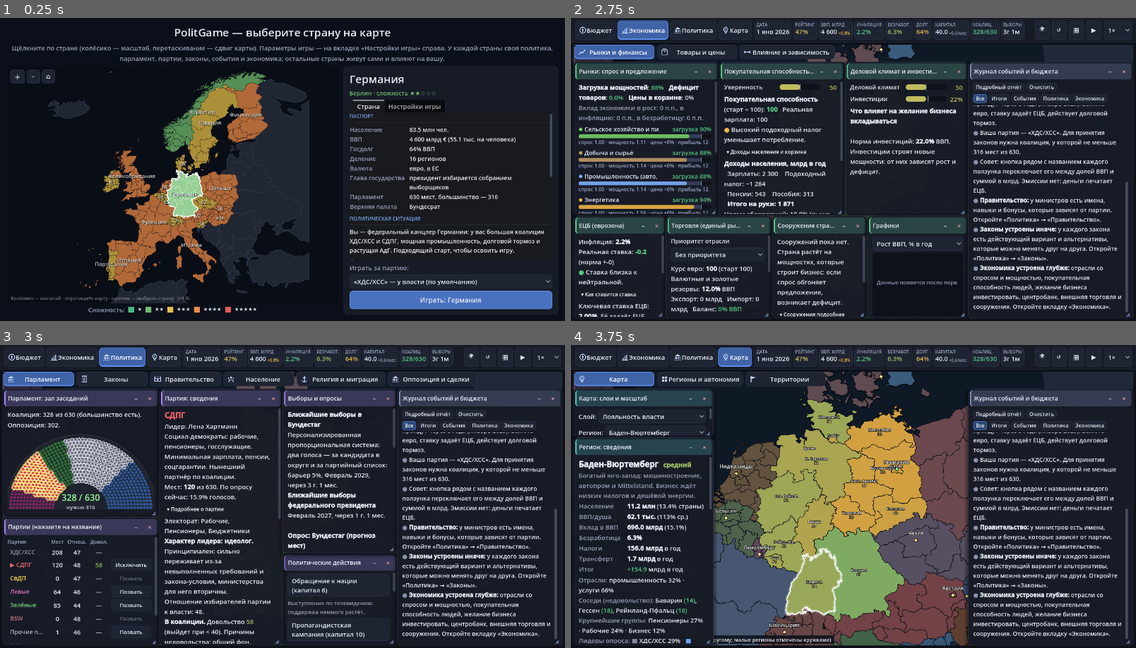
Above: before the commit, frames 1-4 (two rows, left to right).
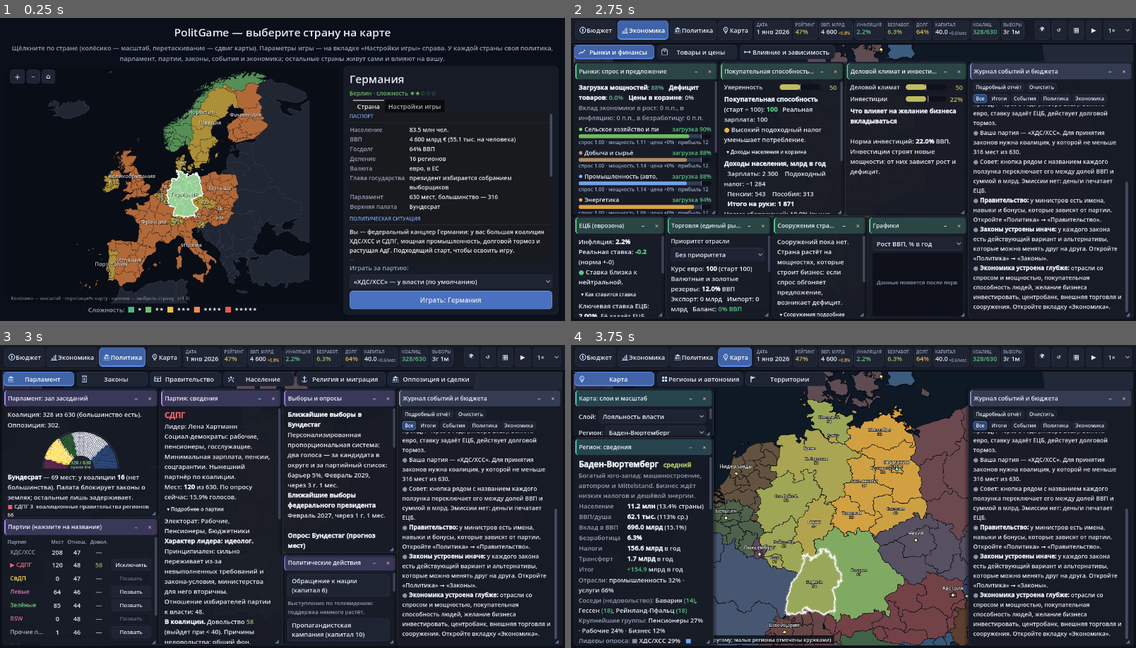
Above: after the commit, the same moments.

Repository: Maks46921/Myrep
Game: Godot game, scene res://main.tscn
Same seed, same stepped clock (60 frames per second), same inputs: the game is played once before the commit and once after it.
Inputs:
- Up to frame 1 (0.25 s): no input
- Up to frame 2 (2.75 s): click "Играть: Германия" at 0.5 s; click "Бюджет" at 1.25 s; click "Экономика" at 2 s
- Up to frame 3 (3 s): click "Политика" at 2.75 s
- Up to frame 4 (3.75 s): click "Карта" at 3.5 s

Frames 1-2 are identical in both runs. In frame 3, 4.1% of the frame differs, in the area x 1-28%, y 28-57%; in frame 4, nothing differs.

Commit message:
v35: election comparison, upper chamber panel+renewal

Diff:
--- a/scripts/classes/election_view.gd
+++ b/scripts/classes/election_view.gd
@@ -88,7 +88,7 @@
 	var side: bool = FW >= 780.0
 	var W: float = FW * 0.58 if side else FW
 	var name_w: float = clampf(W * 0.34, 120.0, 260.0)
-	var num_w: float = 168.0
+	var num_w: float = 206.0
 	var bx: float = name_w + 10.0
 	var bw: float = maxf(40.0, W - bx - num_w - 6.0)
 	var mx := 0.05
@@ -120,7 +120,12 @@
 			var dcol := Color(0.345, 0.784, 0.529) if dpp > 0.05 else (Color(0.933, 0.420, 0.420) if dpp < -0.05 else Color(0.6, 0.63, 0.72))
 			draw_string(f, Vector2(bx + bw + 62.0, y + 19.0), ("%+.1f" % dpp) if absf(dpp) >= 0.05 else "±0", HORIZONTAL_ALIGNMENT_LEFT, 44.0, 12, dcol)
 		var st := "%d" % int(round(float(r["seats"]) * e)) if ok else "—"
-		draw_string(f, Vector2(W - 54.0, y + 19.0), st, HORIZONTAL_ALIGNMENT_RIGHT, 52.0, 14, Color(1.0, 0.85, 0.45, dim) if bool(r["you"]) else Color(0.93, 0.95, 1.0, dim))
+		draw_string(f, Vector2(W - 92.0, y + 19.0), st, HORIZONTAL_ALIGNMENT_RIGHT, 50.0, 14, Color(1.0, 0.85, 0.45, dim) if bool(r["you"]) else Color(0.93, 0.95, 1.0, dim))
+		# v35: изменение числа мест к прошлым выборам
+		if progress > 0.85 and r.has("pseat"):
+			var ds: int = int(r["seats"]) - int(r["pseat"])
+			var scol := Color(0.345, 0.784, 0.529) if ds > 0 else (Color(0.933, 0.420, 0.420) if ds < 0 else Color(0.6, 0.63, 0.72))
+			draw_string(f, Vector2(W - 38.0, y + 19.0), ("%+d" % ds) if ds != 0 else "±0", HORIZONTAL_ALIGNMENT_LEFT, 38.0, 12, scol)
 	# барьер
 	var tx: float = bx + thr * scale
 	if thr >= 0.005 and tx < bx + bw:
--- a/scripts/logic/council.gd
+++ b/scripts/logic/council.gd
@@ -313,3 +313,108 @@
 	if a >= 0 and b > a + 1 and b - a <= 26:
 		return n.substr(a + 1, b - a - 1)
 	return n if n.length() <= 22 else n.substr(0, 20) + "…"
+
+
+# ---------- верхняя палата (v35) ----------
+# доля мест верхней палаты, переизбираемая вместе с нижней (0 — назначаемая или корпоративная палата)
+const UPPER_RENEW := {"AT": 0.5, "BE": 1.0, "CH": 1.0, "CZ": 0.33, "ES": 1.0, "FR": 0.5, "IE": 1.0, "IT": 1.0, "NL": 1.0, "GB": 0.0, "SI": 0.0}
+
+
+func upper_on() -> bool:
+	return not UPPER.is_empty() and int(UPPER.get("total", 0)) > 0 and String(UPPER.get("kind", "none")) != "veto"
+
+
+# места правительства в верхней палате (блок засчитывается, если его партии в коалиции)
+func upper_gov() -> int:
+	var all_mode: bool = String(UPPER.get("mode", "")) == "all"
+	var yes := 0
+	for bl in UPPER["blocs"]:
+		var n_ok := 0
+		for p in bl[1]:
+			if int(p) == 0 or in_coalition[int(p)]:
+				n_ok += 1
+		var ps: Array = bl[1]
+		if (n_ok == ps.size()) if all_mode else (n_ok * 2 >= ps.size()):
+			yes += int(bl[0])
+	return yes
+
+
+# после выборов в нижнюю палату часть верхней обновляется по новым долям партий
+func upper_renew(shares: Array) -> String:
+	if not upper_on() or String(UPPER.get("mode", "")) == "all":
+		return ""
+	var k: float = float(UPPER_RENEW.get(ccode, 0.0))
+	if k <= 0.0:
+		return ""
+	var single := 0
+	var cur := {}
+	var keep: Array = []
+	for bl in UPPER["blocs"]:
+		if (bl[1] as Array).size() == 1:
+			single += int(bl[0])
+			var p: int = int(bl[1][0])
+			cur[p] = int(cur.get(p, 0)) + int(bl[0])
+		else:
+			keep.append(bl)
+	if single <= 0:
+		return ""
+	var want := {}
+	var tot := 0.0
+	for p in PARTY_NAMES.size():
+		if p < shares.size() and seats[p] > 0:
+			tot += float(shares[p])
+	var acc := 0
+	var order: Array = []
+	for p in PARTY_NAMES.size():
+		var tgt: float = float(single) * (float(shares[p]) / tot if (tot > 0.0 and p < shares.size() and seats[p] > 0) else 0.0)
+		var v: float = float(cur.get(p, 0)) * (1.0 - k) + tgt * k
+		want[p] = int(floor(v))
+		acc += int(want[p])
+		order.append([v - floor(v), p])
+	order.sort_custom(func(a, b): return a[0] > b[0])
+	var i := 0
+	while acc < single and i < order.size():
+		want[int(order[i][1])] = int(want[int(order[i][1])]) + 1
+		acc += 1
+		i += 1
+	var blocs: Array = []
+	var parts: PackedStringArray = []
+	for p in PARTY_NAMES.size():
+		if int(want[p]) > 0:
+			blocs.append([int(want[p]), [p]])
+		var d: int = int(want[p]) - int(cur.get(p, 0))
+		if d != 0:
+			parts.append("%s %+d" % [party_abbr(p), d])
+	UPPER["blocs"] = blocs + keep
+	if parts.is_empty():
+		return ""
+	return "%s обновлена (%.0f%% мест): %s. У коалиции там %d из %d." % [String(UPPER["name"]), k * 100.0, ", ".join(parts), upper_gov(), int(UPPER["total"])]
+
+
+func upper_summary() -> String:
+	if UPPER.is_empty():
+		return ""
+	if String(UPPER.get("kind", "none")) == "veto":
+		var vp: int = int(UPPER.get("veto_p", -1))
+		return "[b]%s[/b]: президент от «%s» может наложить вето; преодолеть его — %.0f%% голосов нижней палаты." % [UPPER["name"], PARTY_NAMES[vp] if vp >= 0 else "—", float(UPPER.get("veto_frac", 0.6)) * 100.0]
+	if not upper_on():
+		return "[color=%s]Парламент однопалатный.[/color]" % COL_DIM
+	var total: int = int(UPPER["total"])
+	var g := upper_gov()
+	var powers := {"full": "равноправна с нижней: без неё закон не принять", "override": "может отклонить закон, но нижняя палата преодолевает это (дольше и дороже)", "consent": "блокирует законы о землях; остальные лишь задерживает", "none": "почти не влияет на обычные законы"}
+	var t := "[b]%s[/b] — %d мест: у коалиции [b]%d[/b] (%s большинства). Палата %s.\n" % [UPPER["name"], total, g, "есть" if g * 2 > total else "нет", powers.get(String(UPPER["kind"]), "")]
+	var per := {}
+	var mixed := 0
+	for bl in UPPER["blocs"]:
+		if (bl[1] as Array).size() == 1:
+			per[int(bl[1][0])] = int(per.get(int(bl[1][0]), 0)) + int(bl[0])
+		else:
+			mixed += int(bl[0])
+	var parts: PackedStringArray = []
+	for p in PARTY_NAMES.size():
+		if int(per.get(p, 0)) > 0:
+			parts.append("[color=#%s]■[/color] %s %d" % [(PARTY_COLORS[p] as Color).lightened(0.2).to_html(false), party_abbr(p), int(per[p])])
+	if mixed > 0:
+		parts.append("коалиционные правительства регионов %d" % mixed)
+	t += "[font_size=13]%s[/font_size]" % "  ".join(parts)
+	return t
--- a/scripts/logic/elections.gd
+++ b/scripts/logic/elections.gd
@@ -70,6 +70,10 @@
 
 func show_head_election(rep: Dictionary) -> void:
 	pass
+
+
+func upper_renew(shares: Array) -> String:
+	return ""
 
 
 # --- конец заглушек ---
@@ -343,6 +347,17 @@
 			head_row(a, s2[a], winner == a, false, ""), head_row(b, s2[b], winner == b, false, "")]})
 		logt += ". Второй тур: %.1f%% против %.1f%%" % [s2[a] * 100.0, s2[b] * 100.0]
 	var out: Array = head_outcome(winner)
+	# v35: сравнение с прошлыми выборами главы государства (1-й тур)
+	if prev_head.size() == n:
+		var cmp: PackedStringArray = []
+		for i in mini(5, order.size()):
+			var p: int = order[i]
+			cmp.append("%s %s п.п." % [head_cand_name(p), sg((float(s1[p]) - float(prev_head[p])) * 100.0, 1)])
+		out[2] = String(out[2]) + "\n[color=%s]К прошлым выборам (1-й тур): %s.[/color]" % [COL_DIM, "; ".join(cmp)]
+		logt += ". К прошлым выборам: " + "; ".join(cmp)
+	prev_head = []
+	for p in n:
+		prev_head.append(float(s1[p]))
 	var rep := {"title": "ВЫБОРЫ " + String(ELEC["title"]).to_upper() if not sham else "ВЫБОРЫ БЕЗ ВЫБОРА", "reason": reason, "rounds": rounds, "sham": sham,
 		"meta": "Прямое голосование, два тура: во второй выходят двое лучших. Срок полномочий — %d лет. Следующие выборы — %s." % [head_term_months() / 12, turn_date(turn + head_term_months())],
 		"vtitle": out[0], "vcol": out[1], "vtext": out[2], "end": "", "log": logt + ". Победил: %s." % head_cand_name(winner)}
@@ -576,6 +591,18 @@
 		if seats[p] > 0:
 			parts.append("%s %.1f%% (%d мест)" % [PARTY_NAMES[p], shares[p] * 100.0, seats[p]])
 	log_line("  " + "; ".join(parts))
+	# v35: сравнение с прошлыми выборами
+	var cmp: PackedStringArray = []
+	for p in sorted_parties(shares):
+		var dpp: float = (float(shares[p]) - (float(prev[p]) if p < prev.size() else 0.0)) * 100.0
+		var dse: int = int(seats[p]) - (int(old_seats[p]) if p < old_seats.size() else 0)
+		if absf(dpp) >= 0.05 or dse != 0:
+			cmp.append("%s %s п.п., %s мест" % [PARTY_NAMES[p], sg(dpp, 1), ("%+d" % dse) if dse != 0 else "±0"])
+	if cmp.size() > 0:
+		log_line("[color=%s]  К прошлым выборам:[/color] %s." % [COL_DIM, "; ".join(cmp)])
+	var upr := upper_renew(shares)
+	if upr != "":
+		log_line("  " + upr)
 	if comp_loss > 0.015:
 		log_line("[color=%s]Конкуренция:[/color] оппозиция консолидировалась и голосовала тактически — партия власти недобрала около %.0f п.п. (индекс демократии %.0f%%)." % [COL_DIM, comp_loss * 100.0, democracy_index() * 100.0])
 	# победы в регионах
--- a/scripts/state/state.gd
+++ b/scripts/state/state.gd
@@ -63,6 +63,7 @@
 var warned := {}
 
 var crisis_months := 0
+var prev_head: Array = []     # v35: доли кандидатов в 1-м туре прошлых выборов главы государства
 var deadlock := 0             # v35: досрочных выборов подряд из-за несформированного правительства
 var minority_gov := false     # v35: правительство меньшинства на терпимости (выход из кризиса)
 var techno_until := -1        # v35: техническое правительство до этого месяца
@@ -480,7 +481,8 @@
 var neg_party := 1
 
 var neg_promise := false
-var coal_pie: PieChart = null   # v35: круговая диаграмма влияния в коалиции
+var coal_pie: PieChart = null
+var upper_rt: RichTextLabel = null   # v35: верхняя палата в окне парламента   # v35: круговая диаграмма влияния в коалиции
 
 var coal_head: RichTextLabel
 
--- a/scripts/ui/ui_politics.gd
+++ b/scripts/ui/ui_politics.gd
@@ -36,6 +36,7 @@
 		hemi_hover = -1
 		hemi_ctl.queue_redraw())
 	w.body.add_child(hemi_ctl)
+	upper_rt = make_rt(w.body)
 
 	w = new_window("parties", "Партии (нажмите на название)", 1, Rect2(0.0, 0.50, 0.28, 0.50))
 	var grid := GridContainer.new()
@@ -131,10 +132,12 @@
 	var opp_only := opp_bloc()
 	var imp := ""
 	if opp_only >= impeach_seats() - 10:
-		imp = " Оппозиция без АдГ близка к большинству (%d из %d): возможен конструктивный вотум недоверия при рейтинге ниже 42%%." % [opp_only, impeach_seats()]
+		imp = " Оппозиция без «%s» близка к большинству (%d из %d): возможен конструктивный вотум недоверия при рейтинге ниже 42%%." % [party_abbr(9), opp_only, impeach_seats()]
 	pol_header.text = loc("Коалиция: %d из %d (%s). Оппозиция: %d.%s" % [gs, SEATS, status, SEATS - gs, imp])
 	pol_header.tooltip_text = "Яркие кружки с белым ободком — партии коалиции. Наведите на кружок или щёлкните, чтобы выбрать партию."
 	hemi_ctl.queue_redraw()
+	if upper_rt != null:
+		upper_rt.text = loc(upper_summary())
 	update_party_table()
 	update_party_detail()
 
